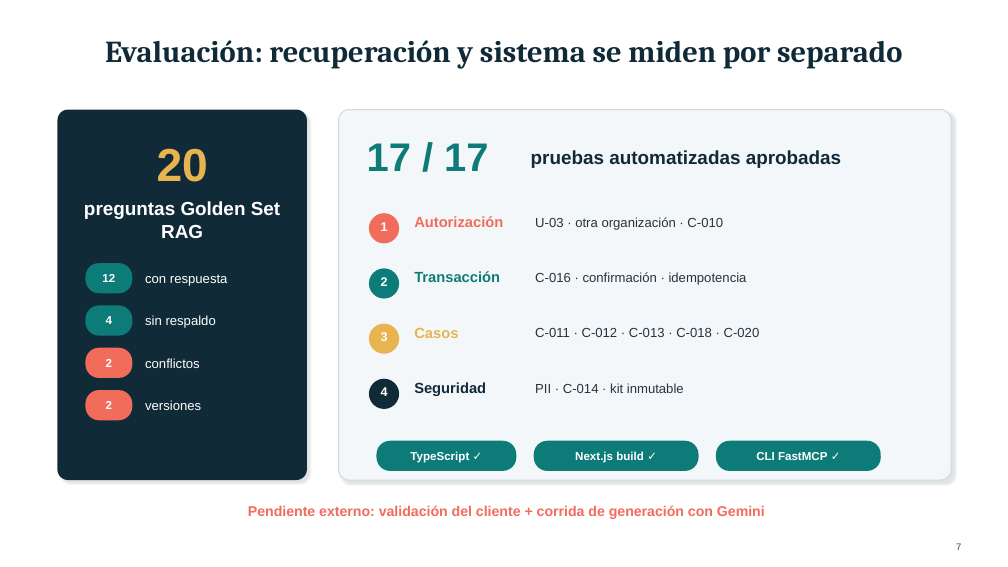
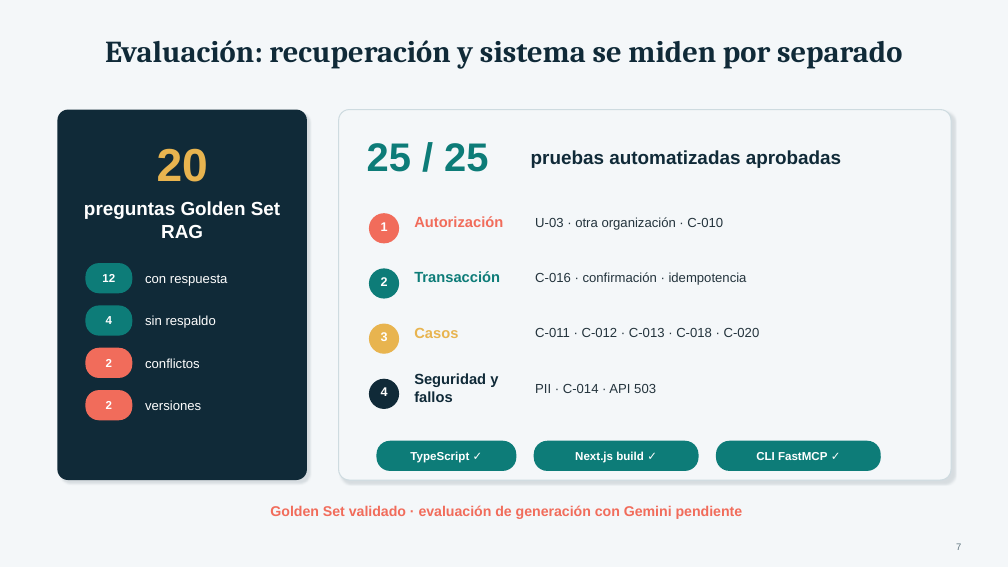
Before and after one commit to Frxnks/Entregas_DSLLMs, a slide deck: slide 7 of entrega3/presentacion/Presentacion_Entrega_3_MIRA.pptx. Drawn at 1008x567 pixels with LibreOffice and Linux fonts; fonts in the diff are those of the drawing. Boxes give left, top, right and bottom in pixels: in the first picture for what was removed or moved away, otherwise in the second. Text is boxed around its words. In the diff, an @@ line names an element or a change of style, - is before the commit and + after.

```diff
--- a/entrega3/presentacion/Presentacion_Entrega_3_MIRA.pptx
+++ b/entrega3/presentacion/Presentacion_Entrega_3_MIRA.pptx
@@ background #FFFFFF to #F4F7F9 @@
@@ text at bbox=[367, 143, 488, 172]: text changed @@
-17 / 17
+25 / 25
@@ text at bbox=[414, 373, 498, 402]: text changed @@
-Seguridad
+Seguridad y fallos
@@ text at bbox=[535, 384, 656, 393]: text changed @@
-PII · C-014 · kit inmutable
+PII · C-014 · API 503
@@ text at bbox=[270, 505, 743, 519]: text changed @@
-Pendiente externo: validación del cliente + corrida de generación con Gemini
+Golden Set validado · evaluación de generación con Gemini pendiente
@@ page number at bbox=[956, 543, 961, 550]: text colour #314A57 to #60757F @@
```
Also in this commit, not shown: 8 other slides changed, 6 other files.
